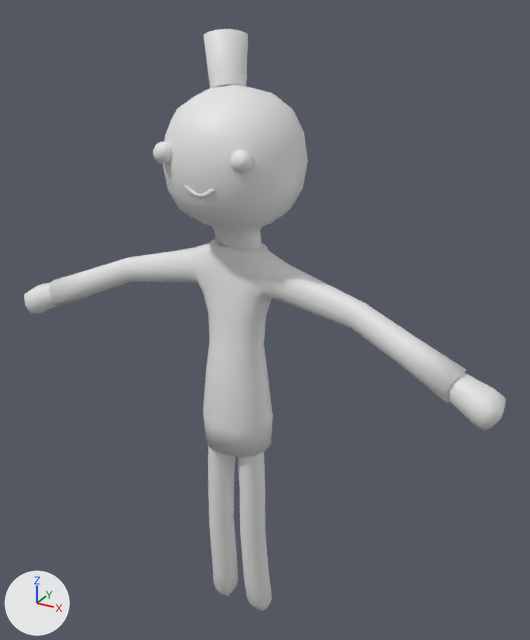
Two versions of the glTF model liftboy.glb, one commit apart.
Rendered twice from a 50 mm lens placed at (1.124, -1.864, 2.136), pointed at (0.048, 0.092, 1.158). The axes (+X, +Y, +Z) are drawn at lower left. The lights are the same throughout. The older version comes first. Vertices at exactly the same position are counted once.
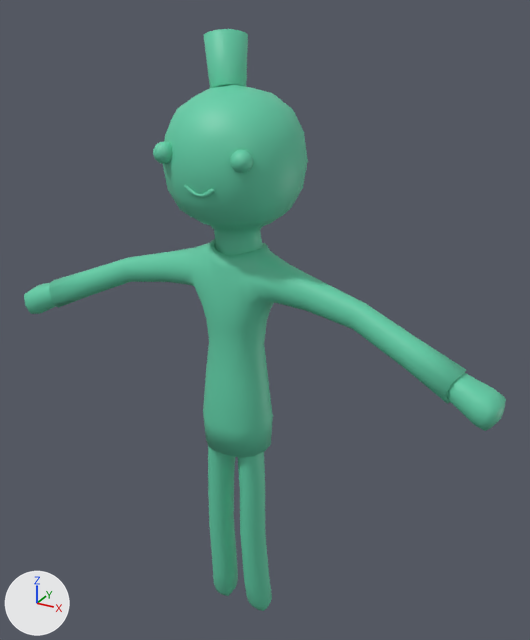
Pixel boxes [x1, y1, x2, y2] of what changed, in the pictures (530 x 640 px; the box of a moved part takes in the faces that stretch with it):
part 1 of me_cube_001, moved or reshaped: [51, 227, 465, 404] in both
part 2 of me_cube_001, recoloured (white to green): [24, 29, 506, 611] in both

Edits to the bpy script that builds the scene:
```text
Add mat_liftboy:
    mat_liftboy = principled_material('Liftboy')
    mat_liftboy.base_color = (0.125, 0.636, 0.398)  # green #63d1a9
Change me_cube_001:
    used by ob_cube; location = (0.0, 0.0, 0.0)
    remove me_cube_001.from_pydata(...)  # 1436 vertices, 2808 faces; spans x -0.86..0.86, y -0.21..0.21, z 0.0..2.05
    add me_cube_001.from_pydata(...)  # 1461 vertices, 2808 faces; spans x -0.86..0.86, y -0.21..0.21, z 0.0..2.05
    me_cube_001 part 1
    6 vertices are removed from x -0.08..-0.03, y -0.01..0.05, z 1.43..1.46
    76 faces are deleted
    14 vertices in x -0.16..0.16, y -0.08..-0.03, z 1.11..1.46 move by (0.0, -0.01, 0.0)
    11 vertices in x -0.17..0.17, y -0.06..0.02, z 1.2..1.49 move by (0.0, 0.0, -0.01)
    9 vertices in x -0.17..0.17, y 0.03..0.05, z 1.34..1.46 move by (0.0, 0.01, 0.0)
    9 vertices in x -0.09..0.09, y 0.04..0.06, z 1.2..1.44 move by (0.0, 0.02, -0.01)
    8 vertices in x -0.08..0.08, y 0.04..0.06, z 1.19..1.46 move by (0.0, 0.02, 0.0)
    8 vertices in x -0.13..0.13, y -0.04..-0.03, z 1.2..1.44 move by (0.0, -0.01, -0.01)
    68 vertices move from x -0.71..0.71, y -0.09..0.07, z 1.11..1.46 to x -0.71..0.71, y -0.1..0.11, z 1.11..1.45
    31 vertices are added at x -0.74..0.74, y -0.09..0.07, z 1.11..1.46
    76 new faces join them
    me_cube_001 part 2: 2732 faces spanning x -0.86..0.86, y -0.21..0.21, z 0.0..2.05 switch from no material to mat_liftboy (green #63d1a9)
```
